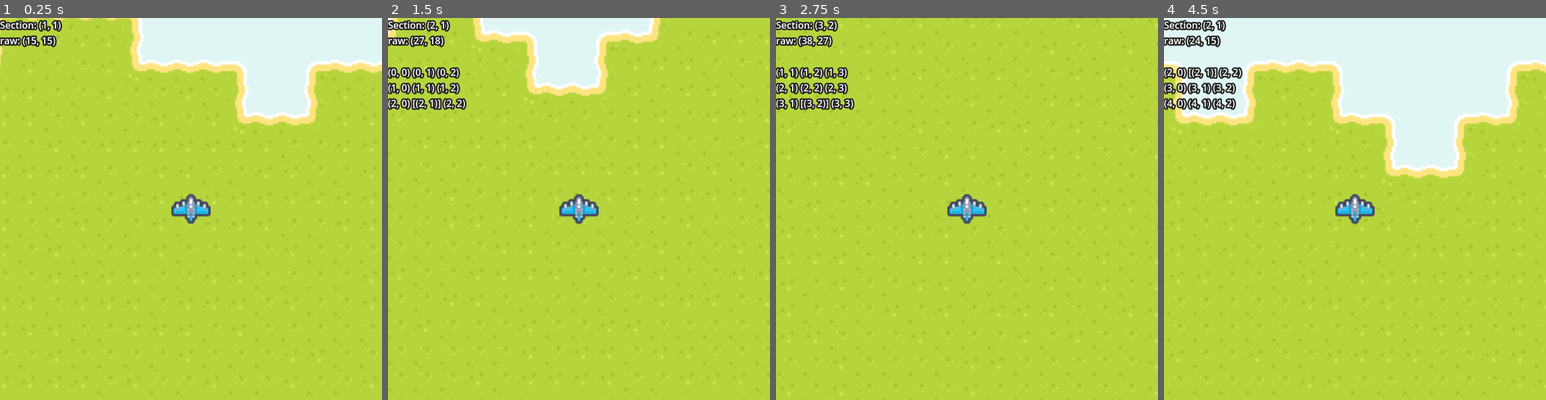
Above: before the commit, frames 1-4 (left to right).
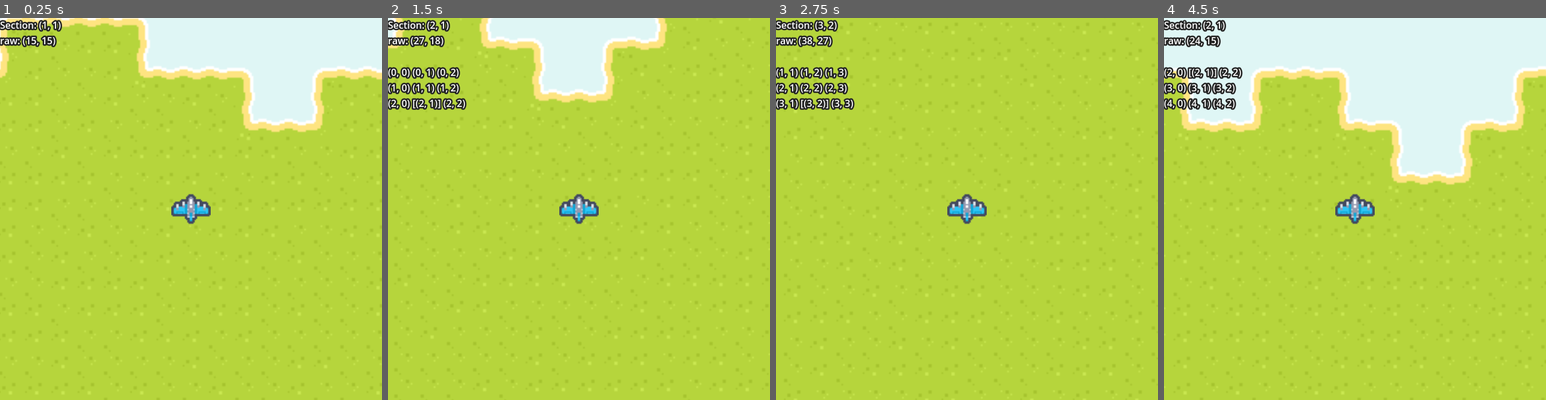
Above: after the commit, the same moments.

Repository: Sammy-T/Aero-Fight
Game: Godot game, scene res://scenes/level.tscn
Two runs of this game, one before a commit and one after it. Both use one fixed random seed, a clock stepped at 60 frames per second and the inputs below.
Inputs:
- Up to frame 1 (0.25 s): no input
- Up to frame 2 (1.5 s): tap Enter at 0.5 s; hold Right (ui_right) 0.53-1.28 s; hold Down (ui_down) from 1.28 s (still down)
- Up to frame 3 (2.75 s): release Down (ui_down) at 2.03 s; hold Right (ui_right) from 2.03 s (still down)
- Up to frame 4 (4.5 s): release Right (ui_right) at 2.78 s; hold Up (ui_up) 2.78-3.53 s; hold Left (ui_left) from 3.53 s (still down)

The runs differ from the first frame. In frame 1, 5.0% of the frame differs, in the area x 0-100%, y 0-97%; in frame 2, 3.6%; in frame 3, 0.1%; in frame 4, 6.9%, in the area x 0-100%, y 10-97%.

Commit message:
Store load grid dimensions in constant variable

Diff:
--- a/scripts/level.gd
+++ b/scripts/level.gd
@@ -2,6 +2,7 @@
 
 
 const MAP_SECTION_SIZE: int = 10
+const MAP_LOAD_GRID_SIZE: Vector2i = Vector2i(3, 3)
 const TILE_COORD_WATER: Vector2i = Vector2i(6, 3)
 const TILE_COORD_ISLAND: Vector2i = Vector2i(4, 5)
 const TILE_COORD_ISLAND2: Vector2i = Vector2i(10, 5)
@@ -20,15 +21,16 @@
 
 # Called when the node enters the scene tree for the first time.
 func _ready() -> void:
-	var section_end_pos: Vector2 = tile_map.map_to_local(Vector2i.ONE * MAP_SECTION_SIZE)
+	var start_pos_map: Vector2i = MAP_SECTION_SIZE * MAP_LOAD_GRID_SIZE / 2
+	var start_pos: Vector2 = tile_map.map_to_local(start_pos_map)
 
-	# Place the player at the center of the map's load area
+	# Place the player at the center of the map's load grid
 	player = get_tree().get_first_node_in_group("player")
-	player.position = section_end_pos * 0.5 + section_end_pos
+	player.position = start_pos
 
-	# Create the initial 3x3 grid
-	for x in 3:
-		for y in 3:
+	# Create the initial grid
+	for x in MAP_LOAD_GRID_SIZE.x:
+		for y in MAP_LOAD_GRID_SIZE.y:
 			pending_sections.append(Vector2i(x, y))
 
 
@@ -68,7 +70,7 @@
 	var debug_str: String = ""
 	loaded_sections.sort()
 	for i in loaded_sections.size():
-		if i % 3 == 0:
+		if i % MAP_LOAD_GRID_SIZE.x == 0:
 			debug_str += "\n"
 
 		var s: Vector2i = loaded_sections[i]
@@ -79,9 +81,11 @@
 	%LoadedSections.text = debug_str
 	##
 
+	var offset_range: Vector2i = MAP_LOAD_GRID_SIZE / 2
+
 	# Determine which sections are wanted based on the current section position
-	for x_offset in range(-1, 2):
-		for y_offset in range(-1, 2):
+	for x_offset in range(-offset_range.x, offset_range.x + 1):
+		for y_offset in range(-offset_range.y, offset_range.y + 1):
 			var wanted_section: Vector2i = current_section + Vector2i(x_offset, y_offset)
 			wanted_sections.append(wanted_section)
 
